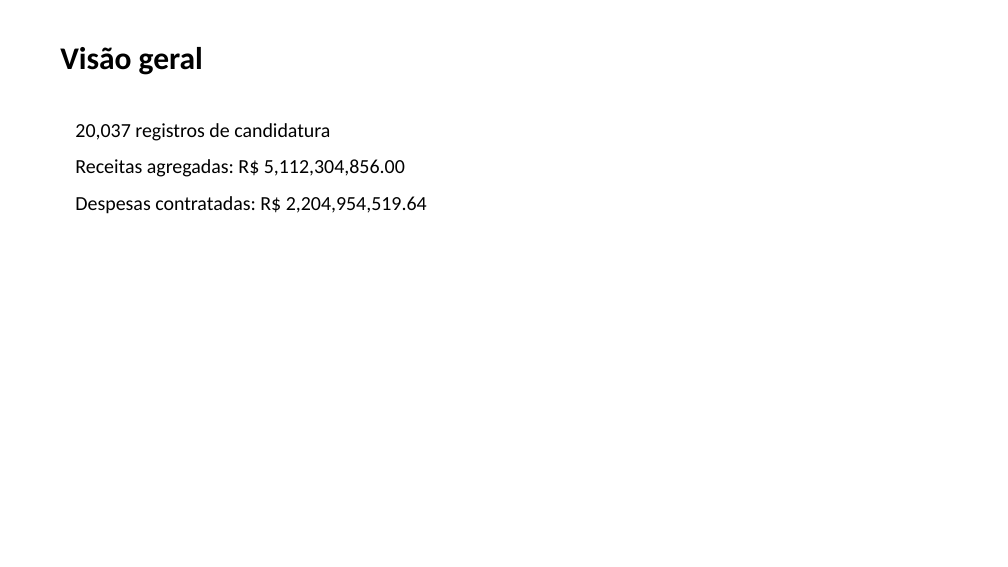
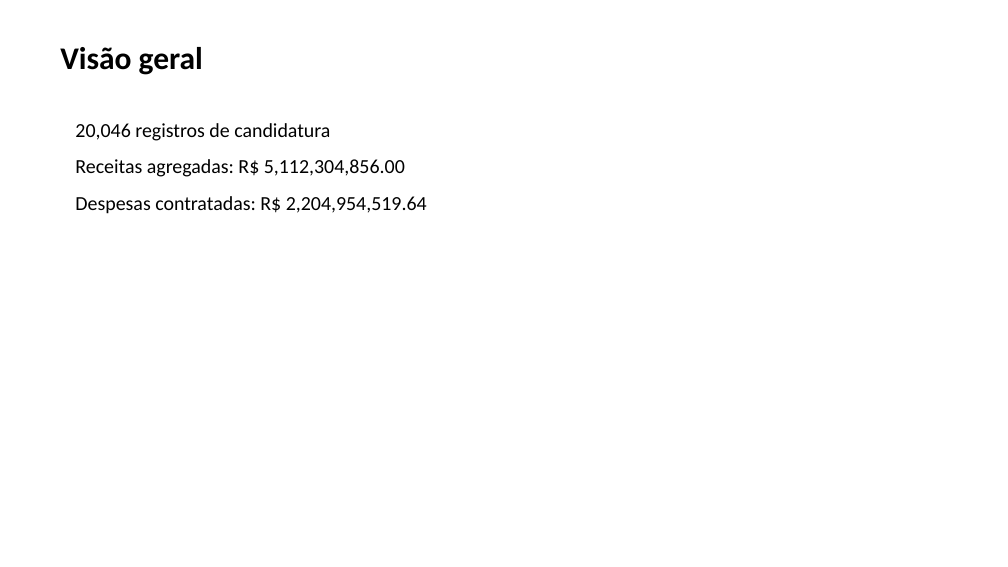
Before and after one commit to MSsanto/Analise-eleitoral, a slide deck: slide 2 of presentations/briefing-executivo-latest.pptx. Drawn at 1008x567 pixels with LibreOffice and Linux fonts; fonts in the diff are those of the drawing. Boxes give left, top, right and bottom in pixels: in the first picture for what was removed or moved away, otherwise in the second. Text is boxed around its words. In the diff, an @@ line names an element or a change of style, - is before the commit and + after.

```diff
--- a/presentations/briefing-executivo-latest.pptx
+++ b/presentations/briefing-executivo-latest.pptx
@@ text at box(75, 123, 330, 141): text changed @@
-20,037 registros de candidatura
+20,046 registros de candidatura
```
Also in this commit, not shown: 14 other files.
